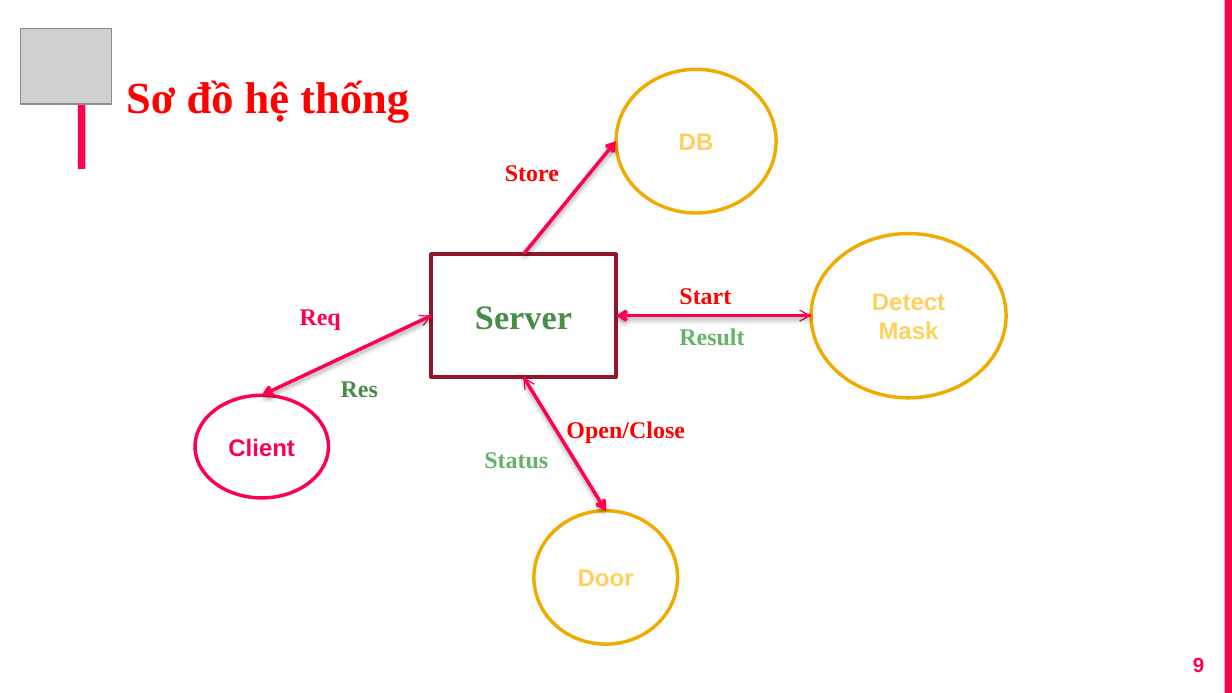
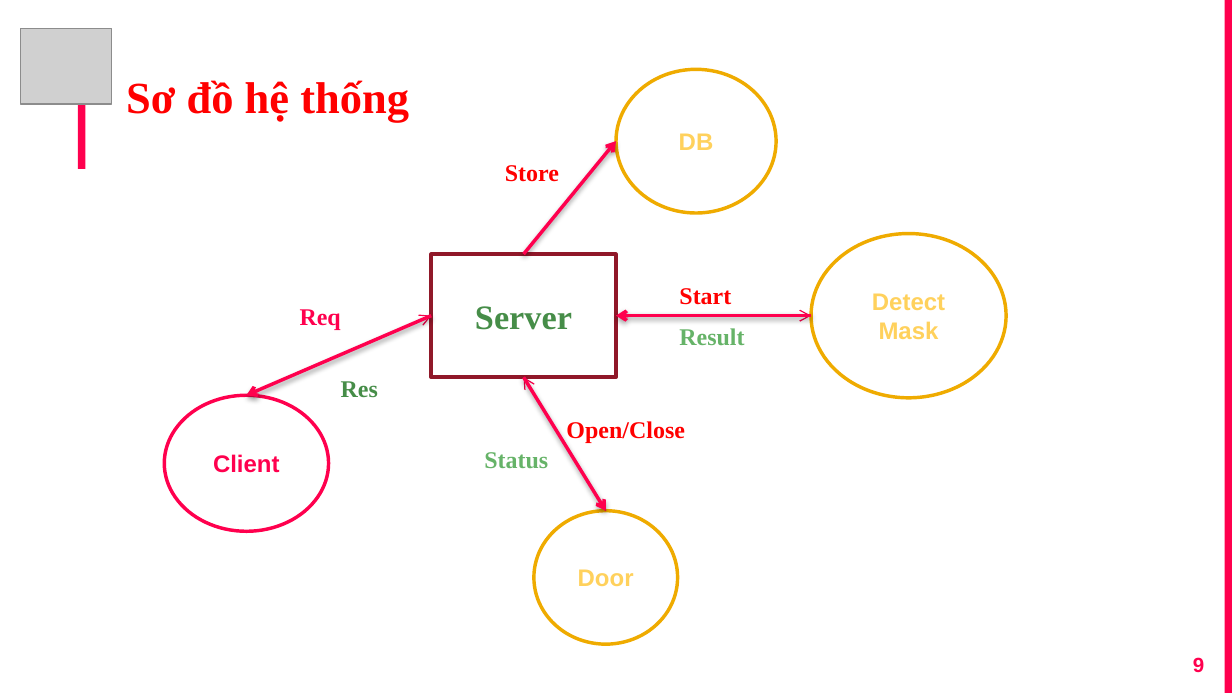
Before and after one commit to ducxd11041999/MaskDetectionV2, a slide deck: slide 9 of Presentation.pptx. Drawn at 1232x693 pixels with LibreOffice and Linux fonts; fonts in the diff are those of the drawing; grey boxes stand for pictures. Boxes give left, top, right and bottom in pixels: in the first picture for what was removed or moved away, otherwise in the second. Text is boxed around its words. In the diff, an @@ line names an element or a change of style, - is before the commit and + after.

```diff
--- a/Presentation.pptx
+++ b/Presentation.pptx
@@ arrow moved from (261, 395) - (431, 315) to (246, 395) - (431, 315) @@
@@ arrow moved from (431, 315) - (261, 395) to (431, 315) - (246, 395) @@
@@ ellipse "Client": place and size @@
-ellipse "Client" at [195,395,328,498]
+ellipse "Client" at [164,395,328,531]
```
Also in this commit, not shown: 7 other slides changed, 6 other files.
